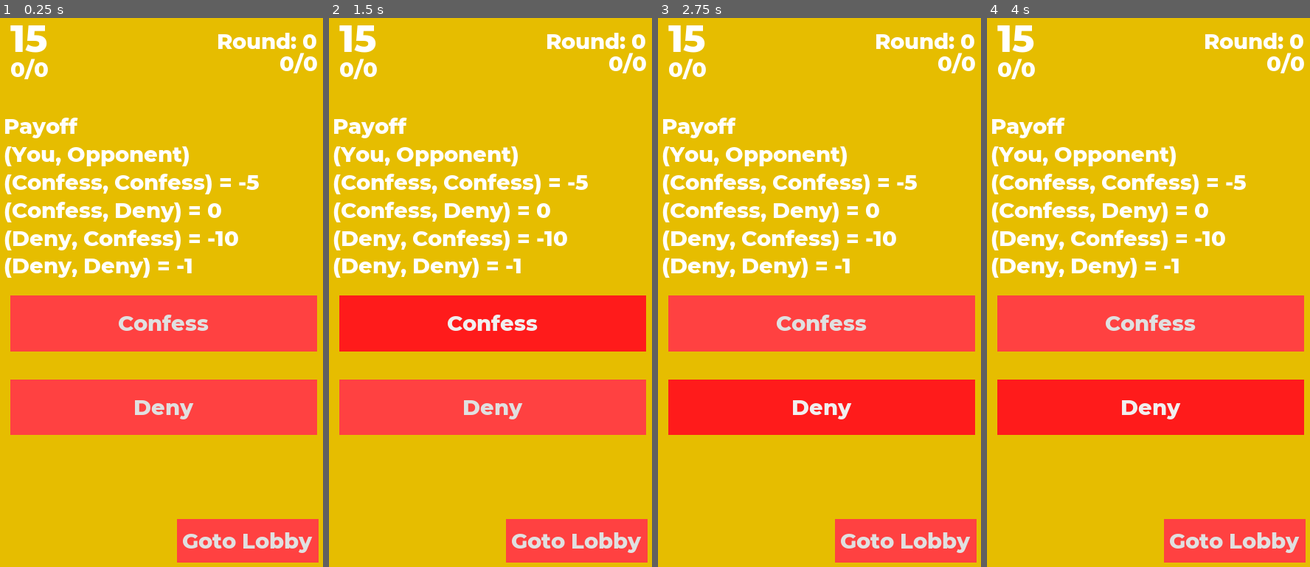
Above: before the commit, frames 1-4 (left to right).
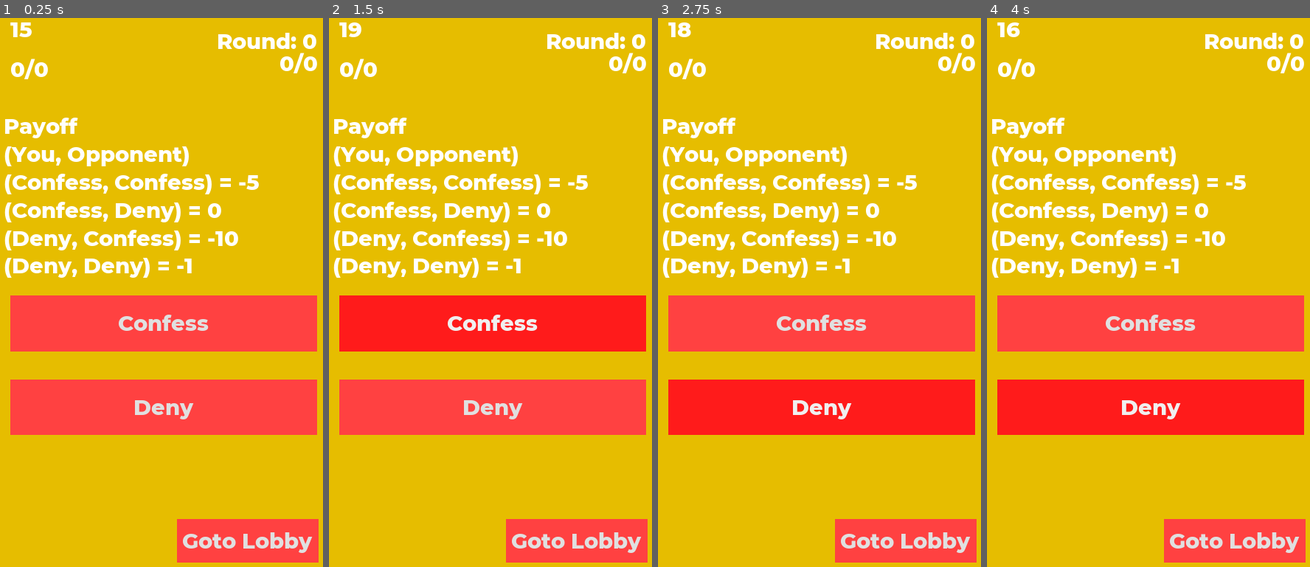
Above: after the commit, the same moments.

Repository: AnjayGoel/2PNC
Game: Godot game, scene res://prisoners_dilemma.tscn
Two runs of this game, one before a commit and one after it. Both use one fixed random seed, a clock stepped at 60 frames per second and the inputs below. This scene is started directly instead of the project's main scene.
Inputs:
- Up to frame 1 (0.25 s): no input
- Up to frame 2 (1.5 s): click "Goto Lobby" at 0.5 s; click "Confess" at 1.25 s
- Up to frame 3 (2.75 s): click "Deny" at 2 s
- Up to frame 4 (4 s): tap Enter at 2.75 s; hold Up (move_up) 2.78-3.53 s; tap Space at 3.5 s; hold Down (move_down) from 3.53 s (still down)

The runs differ from the first frame. In frame 1, 0.4% of the frame differs, in the area x 3-15%, y 0-7%; in frame 2, 0.4%; in frame 3, 0.4%; in frame 4, 0.4%.

Commit message:
Add Assets

Diff:
--- a/assets/themes/main_theme.tres
+++ b/assets/themes/main_theme.tres
@@ -8,9 +8,6 @@
 bg_color = Color( 0.701961, 0.701961, 0.701961, 1 )
 
 [sub_resource type="StyleBoxFlat" id=2]
-bg_color = Color( 0.701961, 0.701961, 0.701961, 1 )
-
-[sub_resource type="StyleBoxFlat" id=3]
 bg_color = Color( 0.701961, 0.701961, 0.701961, 1 )
 
 [resource]
@@ -35,6 +32,6 @@
 LineEdit/constants/minimum_spaces = 12
 LineEdit/fonts/font = null
 LineEdit/icons/clear = null
-LineEdit/styles/focus = SubResource( 1 )
-LineEdit/styles/normal = SubResource( 2 )
-LineEdit/styles/read_only = SubResource( 3 )
+LineEdit/styles/focus = ExtResource( 2 )
+LineEdit/styles/normal = SubResource( 1 )
+LineEdit/styles/read_only = SubResource( 2 )
--- a/prisoners_dilemma.gd
+++ b/prisoners_dilemma.gd
@@ -1,4 +1,8 @@
 extends Control
+
+
+const wait_time = 20;
+var curr_time = 0;
 
 var curr_round = 1
 var p1_score = 0
@@ -17,9 +21,29 @@
 onready var you = $you
 onready var opp = $opp
 
-# Called when the node enters the scene tree for the first time.
+
+
 func _ready():
-	pass # Replace with function body.
+   timer = Timer.new()
+   timer.connect("timeout",self,"_on_timer_timeout")
+   timer.set_wait_time(1) #value is in seconds: 600 seconds = 10 minutes
+   timer.set_one_shot(false)
+   add_child(timer)
+   timer.start()
+
+
+func _on_timer_timeout():
+	curr_time += 1
+	$timer.set_text("%d"%(wait_time-curr_time))
+	if curr_time == wait_time:
+		curr_time = 0
+		if get_tree().is_network_server():
+			if (p1_move<0):
+				p1_move = 0
+			if (p2_move<0):
+				p2_move = 0
+			rpc("sync_state",p1_move,p2_move)
+
 
 
 # Called every frame. 'delta' is the elapsed time since the previous frame.
@@ -39,7 +63,7 @@
 func update_state():
 	print("Update state called")
 	print("p1: %s, p2: %s"%[p1_move,p2_move])
-	if (p1_move>=0 and p2_move>0):
+	if (p1_move>=0 and p2_move>=0):
 		#Confess,Confess
 		if(p1_move==0 and p2_move==0):
 			p1_score -=5
@@ -68,6 +92,7 @@
 		p1_move = -1
 		p2_move = -1
 		curr_round+=1
+		curr_time = 0
 		update_screen()
 
 
--- a/prisoners_dilemma.tscn
+++ b/prisoners_dilemma.tscn
@@ -1,8 +1,7 @@
-[gd_scene load_steps=5 format=2]
+[gd_scene load_steps=4 format=2]
 
 [ext_resource path="res://assets/themes/main_theme.tres" type="Theme" id=1]
 [ext_resource path="res://assets/themes/ws_font_small.tres" type="DynamicFont" id=2]
-[ext_resource path="res://assets/themes/ws_font_2.tres" type="DynamicFont" id=3]
 [ext_resource path="res://prisoners_dilemma.gd" type="Script" id=4]
 
 [node name="PrisonersDilemma" type="Control"]
@@ -31,7 +30,7 @@
 [node name="timer" type="Label" parent="."]
 anchor_bottom = 0.05
 margin_left = 40.0
-custom_fonts/font = ExtResource( 3 )
+custom_fonts/font = ExtResource( 2 )
 text = "15"
 align = 1
 valign = 1
--- a/project.godot
+++ b/project.godot
@@ -10,7 +10,7 @@
 
 [application]
 
-config/name="2PNC Games"
+config/name="2PNC"
 config/description="A multiplayer demo of the classical pong game.
 One of the players should press 'host', while the
 other should select the address and press 'join'."
Binary file added: assets/gui/arrow_1.jpg
Not shown, added: assets/gui/arrow_1.jpg.import
Binary file added: assets/gui/home.jpg
Not shown, added: assets/gui/home.jpg.import
Binary file added: assets/gui/long_1.jpg
Not shown, added: assets/gui/long_1.jpg.import
Binary file added: assets/gui/mega_1.jpg
Not shown, added: assets/gui/mega_1.jpg.import
Binary file added: assets/gui/small_1.jpg
Not shown, added: assets/gui/small_1.jpg.import
Binary file added: assets/gui/small_2.jpg
Not shown, added: assets/gui/small_2.jpg.import
(and 2 more such lines)
